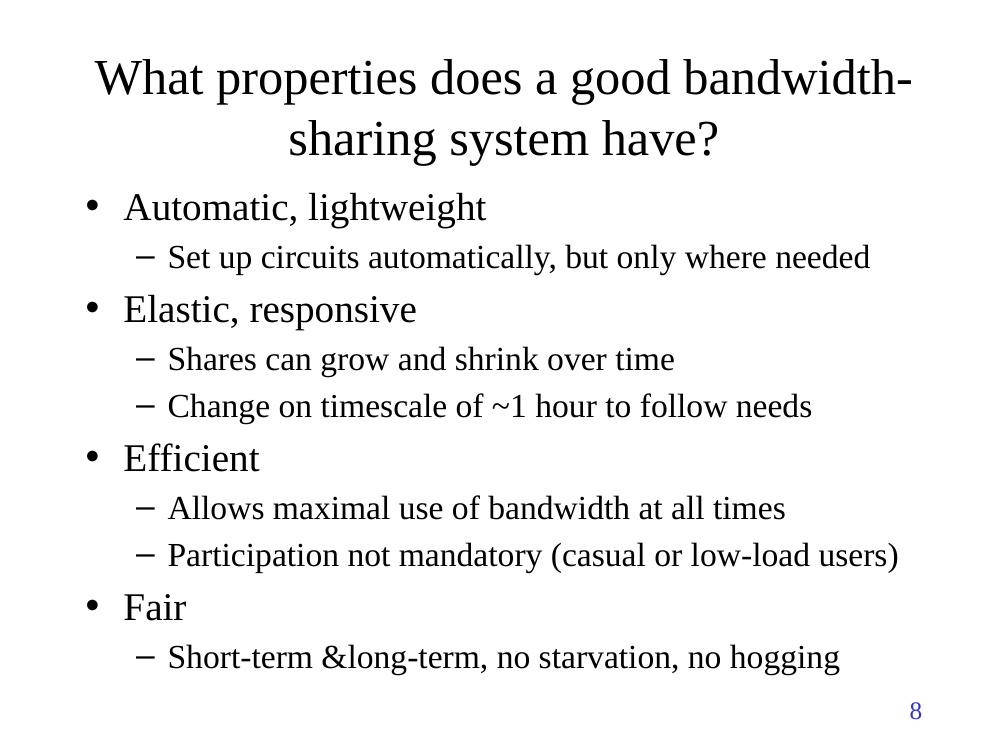
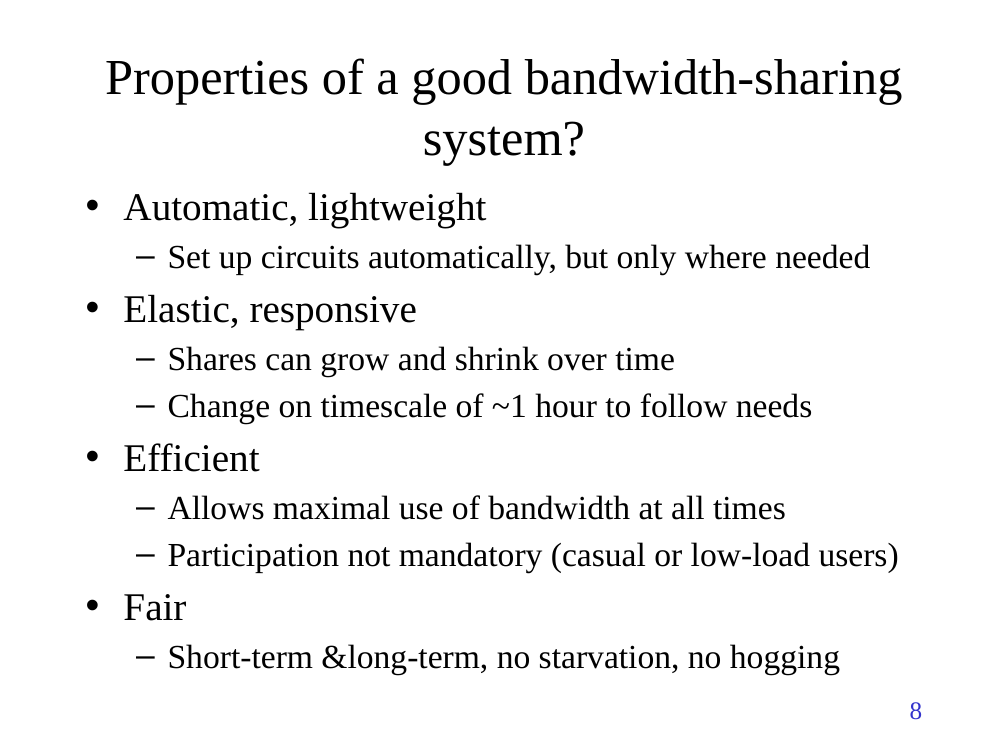
Before and after one commit to TonyWildish/P2P-Auction, a slide deck: slide 8 of Slides/PSP.pptx. Drawn at 1008x756 pixels with LibreOffice and Linux fonts; fonts in the diff are those of the drawing. Boxes give left, top, right and bottom in pixels: in the first picture for what was removed or moved away, otherwise in the second. Text is boxed around its words. In the diff, an @@ line names an element or a change of style, - is before the commit and + after.

```diff
--- a/Slides/PSP.pptx
+++ b/Slides/PSP.pptx
@@ title at box(105, 58, 903, 165): text changed @@
-What properties does a good bandwidth-sharing system have?
+Properties of a good bandwidth-sharing system?
```
Also in this commit, not shown: 10 other slides changed, 7 slides removed.
